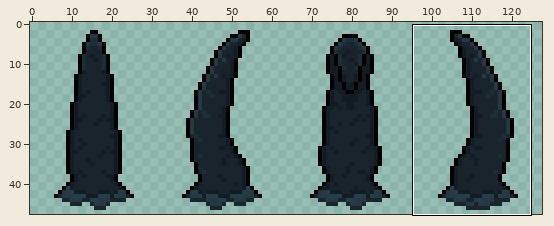
A sprite sheet gets an edit: src/main/resources/objects/spikeobject.png. Above: a wide view before the commit, with the close-up outlined.
Close-up. Earlier state:
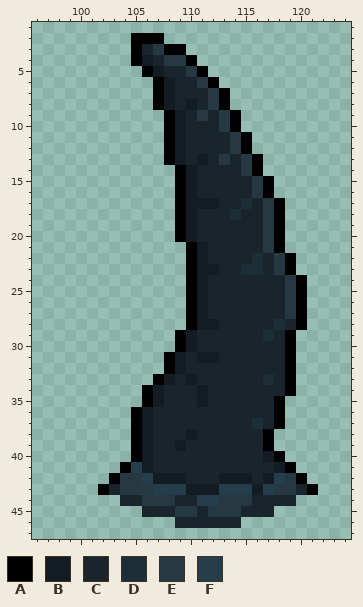
The file is 256x96 pixels, drawn in blocks of 2x2; one block is one cell here. Colours within 5 levels of each other are drawn and written as one. Shown: x 96..124, y 1..47. The commit also changed other parts of the picture, which this record leaves out.
Palette (. is transparent): A #000000  B #131c23  C #19242d  D #1c2f37  E #263943  F #243f4b
Pixels before, first column x 102:
 2 ...AAA..............
 3 ...ACEAA............
 4 ...ABCEEA...........
 5 ....ABCCEA..........
 6 .....ABCCEA.........
 7 .....ABCCCEA........
 8 .....ABCBCEA........
 9 ......ABCECEA.......
10 ......ABCCCEA.......
11 ......ABCCCCEA......
12 ......ABCCCCEA......
13 ......ABCBCECEA.....
14 .......ABCCCCEA.....
15 .......ABCCCCCEA....
16 .......ABCCCCCEA....
17 .......ABBBCCDCEA...
18 .......ABCCCDCCEA...
19 .......ABCCCCCCEA...
20 .......ABCCCCCCEA...
21 ........ABCCCCCEA...
22 ........ABCCCCDCEA..
23 ........ABBCCDDCEA..
24 ........ABCCCCCCCEA.
25 ........ABCCCCCCCEA.
26 ........ABCCCCCCCEA.
27 ........ABCCCCCCCEA.
28 ........ABBCCCCCDCA.
29 .......ABCCCCCCDCA..
30 .......ABCCCCCCCCA..
31 ......ABCBBCCCCCCA..
32 ......ABCCCCCCCCCA..
33 .....ABCBCCCCCCDCA..
34 ....ABCCCBCCCCCCCA..
35 ....ABCCCBCCCCCCA...
36 ...ABCCCCCCCCCCCA...
37 ...ABCCCCCCCCCDCA...
38 ...ABCCCBCCCCCCA....
39 ...ABCCBCCCCCCCA....
40 ...ABCCCCCCCCCCBA...
41 ..AFBCCCCCCCCCCCBA..
42 .AEEFBBBCCCBBBCBFEA.
43 ACEEEFFFBBBFFFBFEECA
44 ..CCEEECCFFEEECCCC..
45 ....CCCEECEEECCC....
46 .......CCCCCC.......
Now the later version:
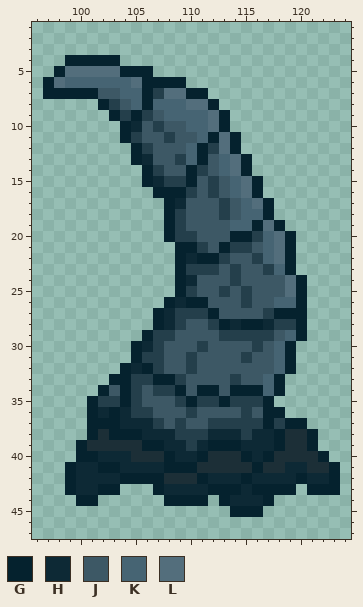
Colours new in this view: G #05222e  H #0d2935  J #3d5865  K #466473  L #536e7c
From old to new:
Changed rows in their new state; - is an unchanged pixel.
first column x 97:
 2 --------...----------------
 3 --------.....--------------
 4 --GGGGG-......-------------
 5 -GLLLLLGGG.....------------
 6 GLKKKKKKLGGGG...-----------
 7 GGGGGJJKKGFLLGG..----------
 8 -----GFJKGKKKLLG.----------
 9 ------GFGFJKKKKLG.---------
10 -------GHJFJJKKLG.---------
11 -------GFJJFJJKGLG.--------
12 --------GFJJJKGFLG.--------
13 --------GHJJFKGJKLG.-------
14 ---------GFJJGFJKLG.-------
15 ---------GHFFGJFJKLG.------
16 ----------GGGFJFJKLG.------
17 -----------GHJJJFJKLG.-----
18 -----------GFJJJFJKKG.-----
19 -----------GFJJJJKKGLG-----
20 -----------GFFJJJGGFKLG----
21 ------------GGFJGFFJKLG----
22 ------------GHGGFJJFKLG----
23 ------------GFFFJFJJFKG----
24 ------------GHJJJFJJJJLG---
25 ------------GFJJFJFJJJLG---
26 -----------GHGGJJJFJJKKG---
27 ----------GHFFFGJJJJFGGG---
28 ----------GHFJJFGHGGHFFG---
29 ---------GFFJJJJFFFFFJKG---
30 --------GHFJJJFJJJJFJKG----
31 --------GFFJJFJJJJFJJKG----
32 -------GHGFJJFJJJJJJJKG----
33 ------GGFFGGFJJJJFJJKG.----
34 -----GJGFJFFGJGGJGGGKG.----
35 ----GFFGFJJJFGFFGFFFG.-----
36 ----GHGHFFJJJFJJJJFJGG-----
37 ----GGGHHHFJFJJFFFFFGFGG---
38 ----GDGGGHHHFFFHHHFHHGDDG--
39 ---GDDDDDGGHHFHGGGHHHGDDG--
40 ---GGHHHDDDGHHGDDDGHGDDDDG-
41 --GHHGGHHHHGGGDDDDDGDDHHDDG
42 --GHHHHGGGGDDDGHHHGHHHHGHHG
43 --GHHGG...GHHHHGGGHGGGG.GGG
44 ---GG--....GGGG.GHHHG..----
45 ---------........GGG.------
46 ------------......---------
Where, in picture pixels (left, top, right, bottom), the same in both close-ups:
changed: (43, 33, 340, 528)
